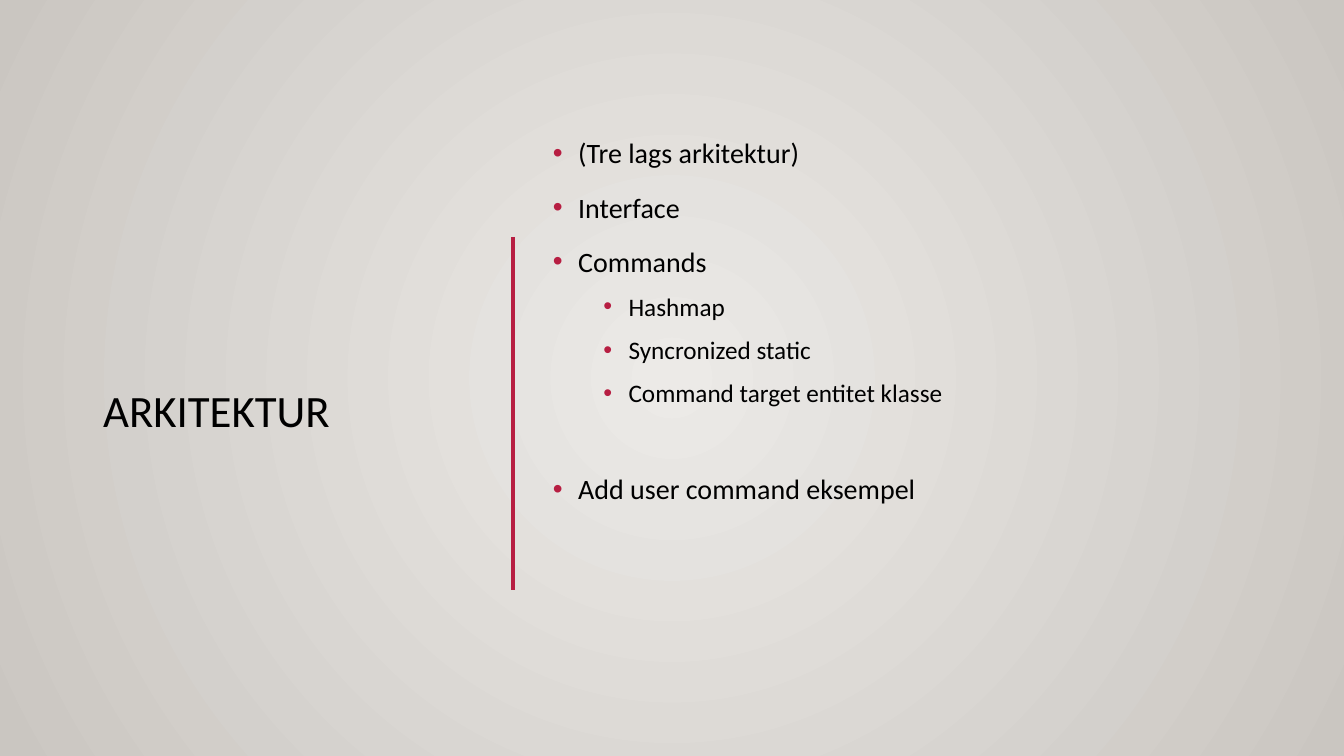
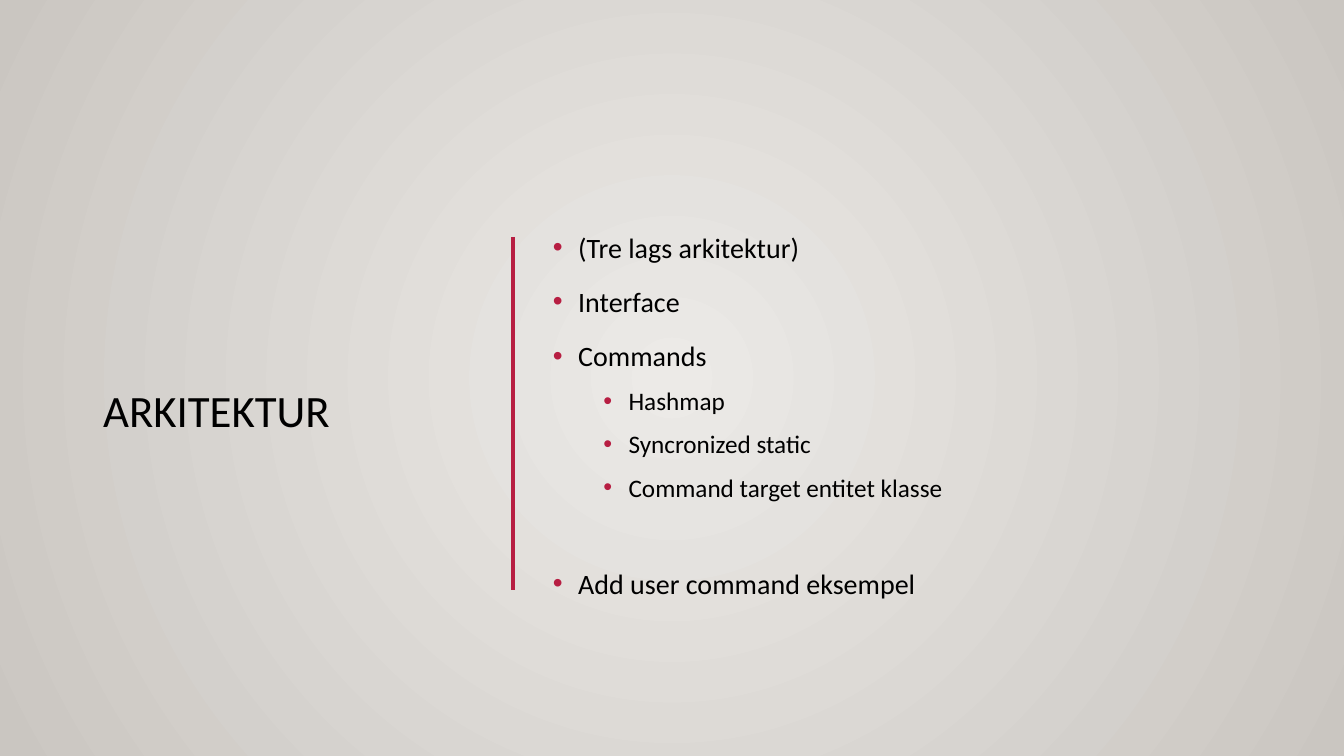
Before and after one commit to asgerhs/FogProject, a slide deck: slide 4 of Rapport/Præsentation.pptx. Drawn at 1344x756 pixels with LibreOffice and Linux fonts; fonts in the diff are those of the drawing; background and template pictures are left out. Boxes give left, top, right and bottom in pixels: in the first picture for what was removed or moved away, otherwise in the second. Text is boxed around its words. In the diff, an @@ line names an element or a change of style, - is before the commit and + after.

```diff
--- a/Rapport/Præsentation.pptx
+++ b/Rapport/Præsentation.pptx
@@ text "(Tre lags arkitektur)": place and size @@
-text "(Tre lags arkitektur)" at (578, 142, 943, 504)
+text "(Tre lags arkitektur)" at (578, 237, 943, 599)
```
Also in this commit, not shown: 1 other slide changed.
